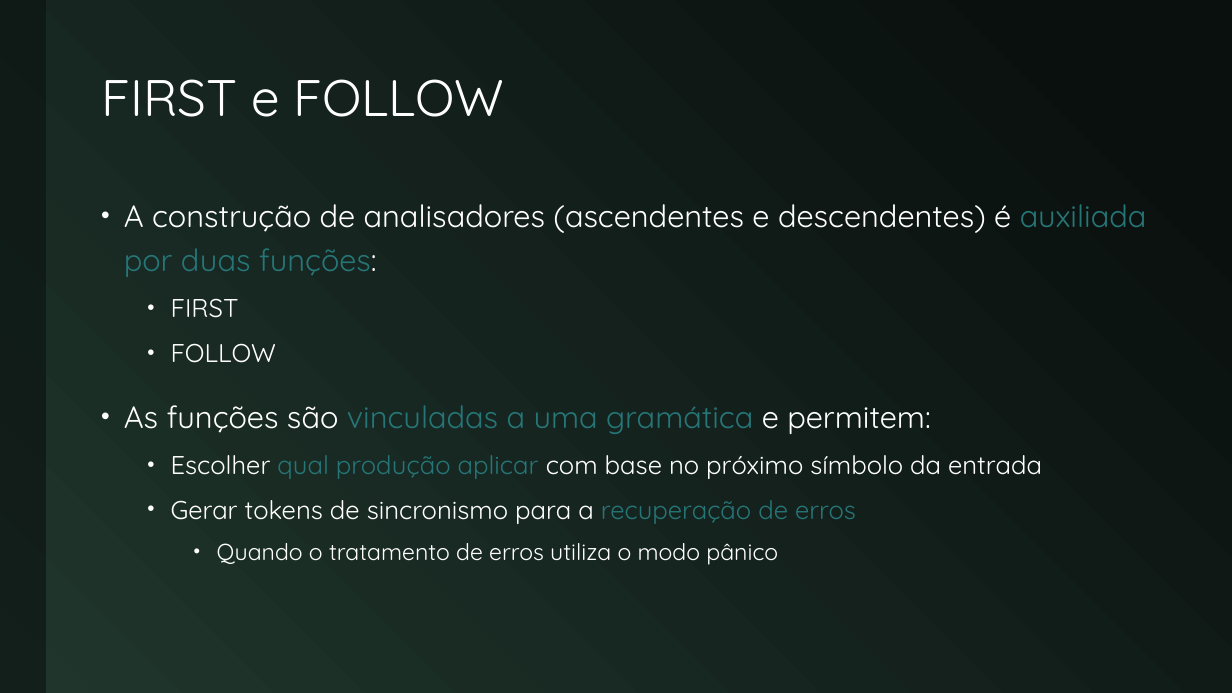
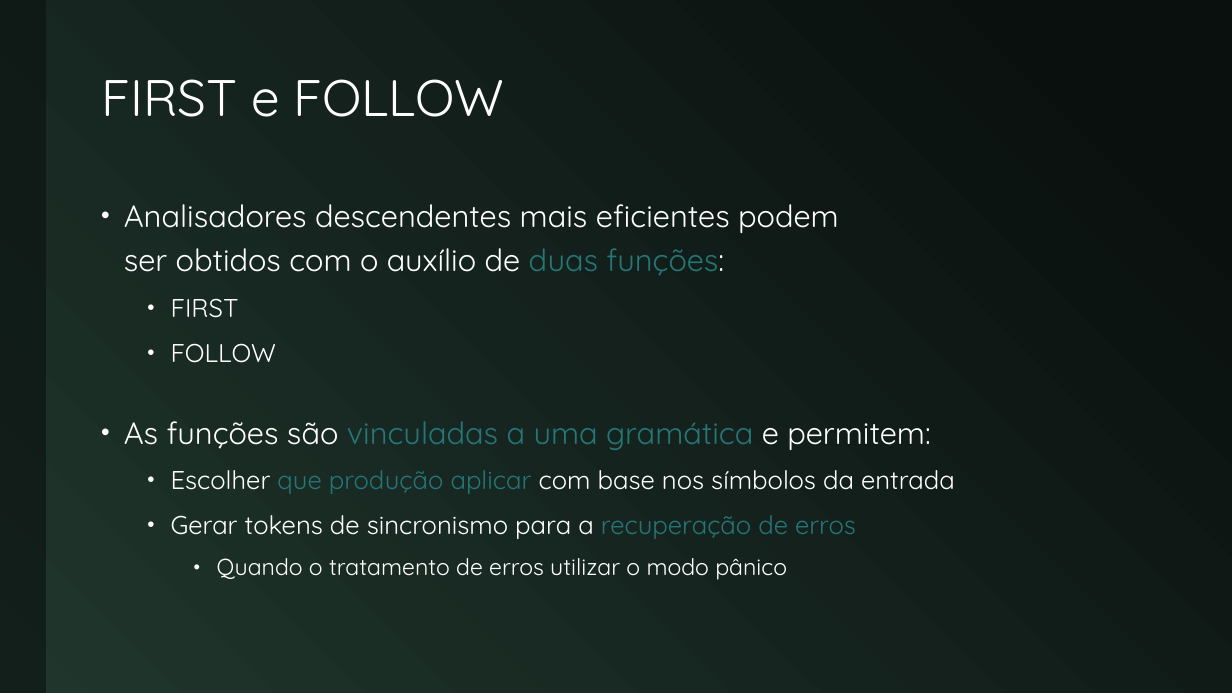
Before and after one commit to JudsonSS/Compiladores, a slide deck: slide 8 of Slides/21. Análise Descendente.pptx (slide 7 before the commit). Drawn at 1232x693 pixels with LibreOffice and Linux fonts; fonts in the diff are those of the drawing. Boxes give left, top, right and bottom in pixels: in the first picture for what was removed or moved away, otherwise in the second. Text is boxed around its words. In the diff, an @@ line names an element or a change of style, - is before the commit and + after.

```diff
--- a/Slides/21. Análise Descendente.pptx
+++ b/Slides/21. Análise Descendente.pptx
@@ text at (124, 204, 839, 275): text changed @@
-• A construção de analisadores (ascendentes e descendentes) é auxiliada por duas funções:
+• Analisadores descendentes mais eficientes podem
+  ser obtidos com o auxílio de duas funções:
@@ text at (171, 470, 955, 494): text changed @@
-  • Escolher qual produção aplicar com base no próximo símbolo da entrada
+  • Escolher que produção aplicar com base nos símbolos da entrada
@@ text at (217, 558, 787, 580): text changed @@
-    • Quando o tratamento de erros utiliza o modo pânico
+    • Quando o tratamento de erros utilizar o modo pânico
```
Also in this commit, not shown: 9 other slides changed, 3 slides added, 1 other file.
